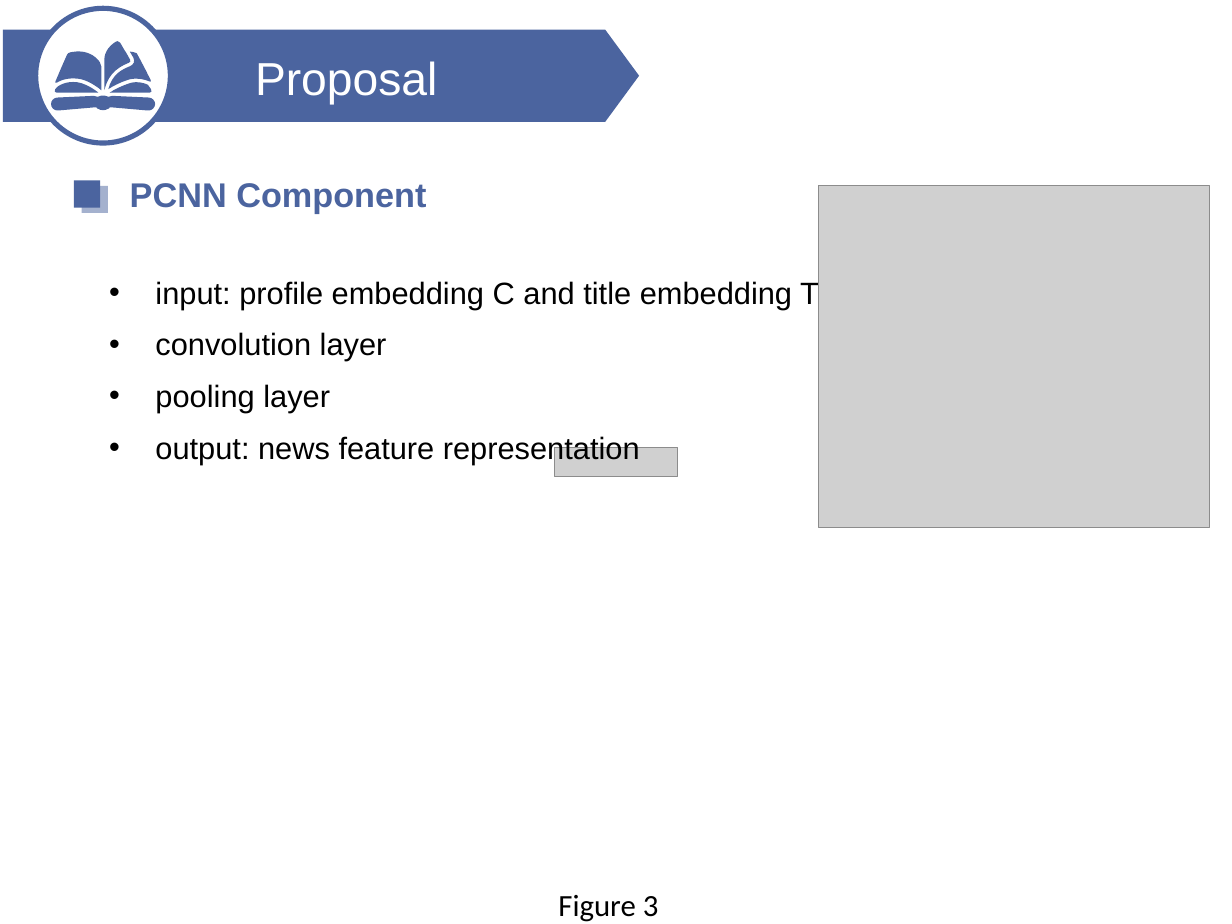
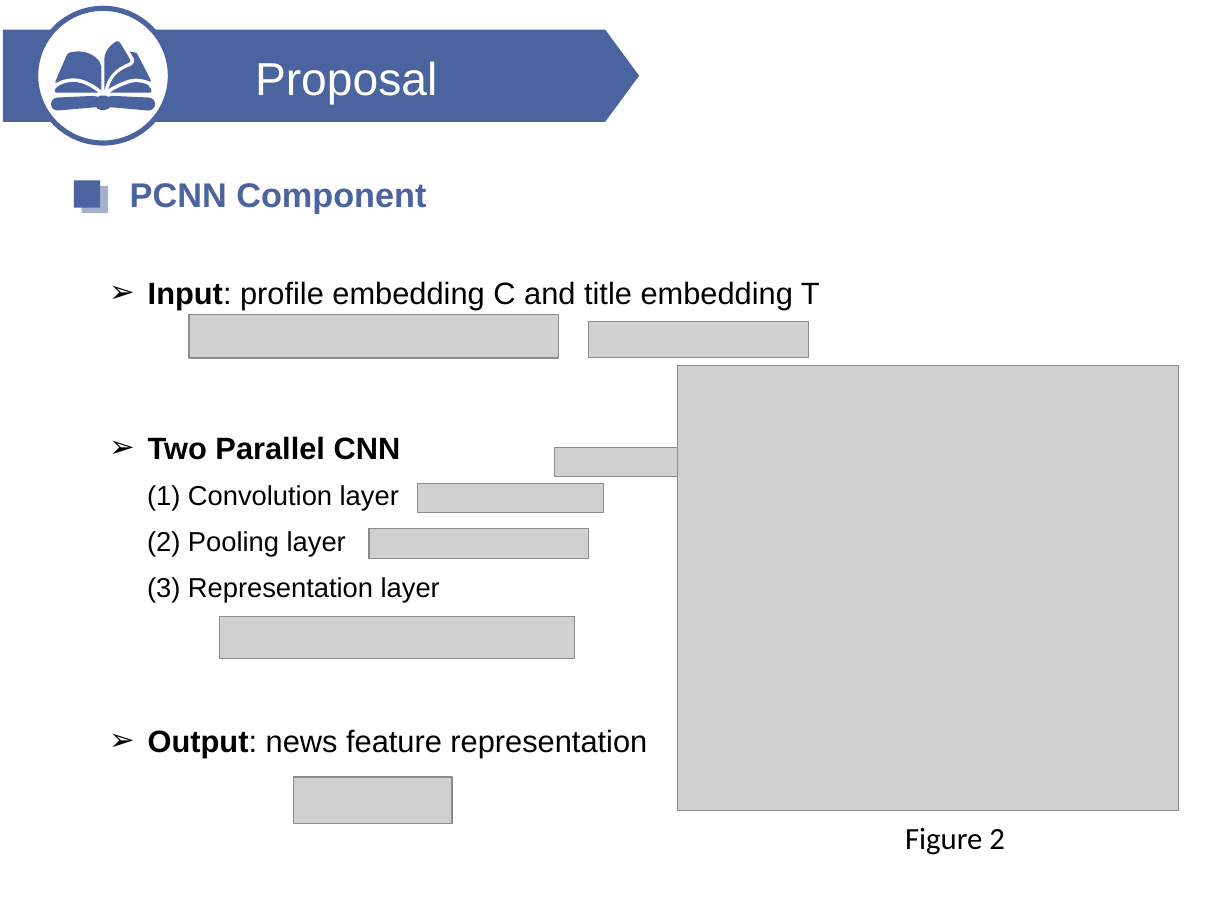
Before and after one commit to ZP1481616577/DAN-for-News-Recommendation, a slide deck: slide 10 of AAAI2018.pptx. Drawn at 1232x924 pixels with LibreOffice and Linux fonts; fonts in the diff are those of the drawing; grey boxes stand for pictures; background and template pictures are left out. Boxes give left, top, right and bottom in pixels: in the first picture for what was removed or moved away, otherwise in the second. Text is boxed around its words. In the diff, an @@ line names an element or a change of style, - is before the commit and + after.

```diff
--- a/AAAI2018.pptx
+++ b/AAAI2018.pptx
@@ text at (147,281,820,757): text changed @@
-    • input: profile embedding C and title embedding T
-    • convolution layer
-    • pooling layer
-    • output: news feature representation
+    ➢ Input: profile embedding C and title embedding T
+    ➢ Two Parallel CNN
+    (1) Convolution layer
+    (2) Pooling layer
+    (3) Representation layer
+    ➢ Output: news feature representation
@@ picture added at (188,314,558,357) @@
@@ picture added at (589,322,809,359) @@
@@ picture: place and size @@
-picture at (818,186,1210,527)
+picture at (678,366,1179,811)
@@ picture added at (418,483,604,513) @@
@@ picture added at (370,529,589,558) @@
@@ picture added at (219,616,574,658) @@
@@ picture added at (294,777,452,824) @@
@@ text at (905,828,1005,855): text changed @@
-Figure 3
+Figure 2
```
Also in this commit, not shown: 12 other slides changed.
